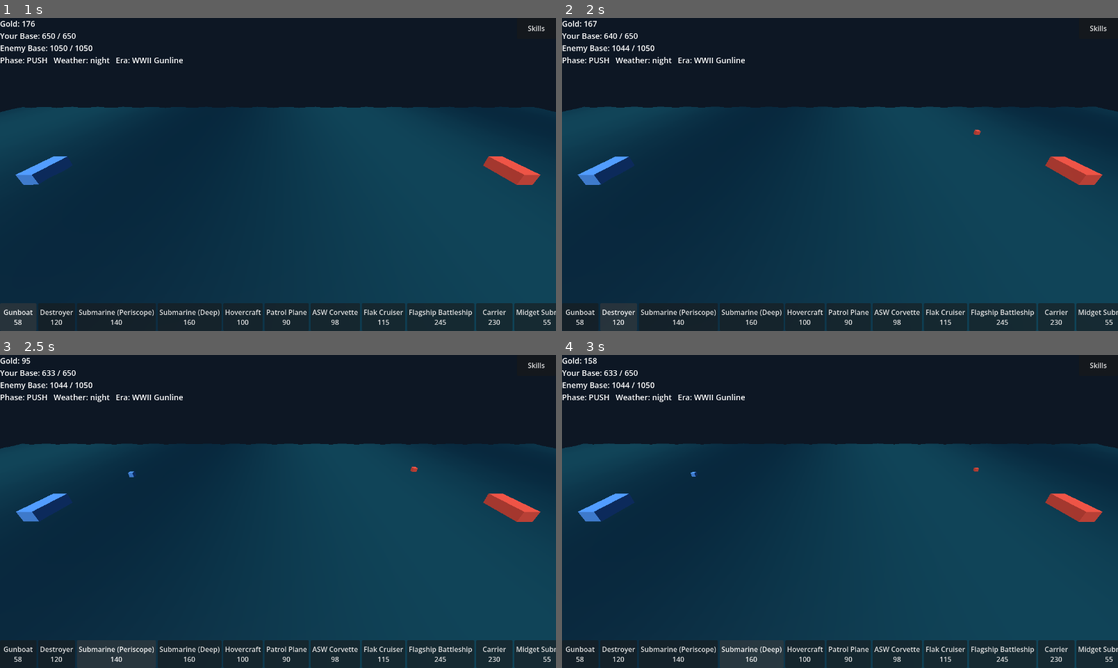
Above: before the commit, frames 1-4 (two rows, left to right).
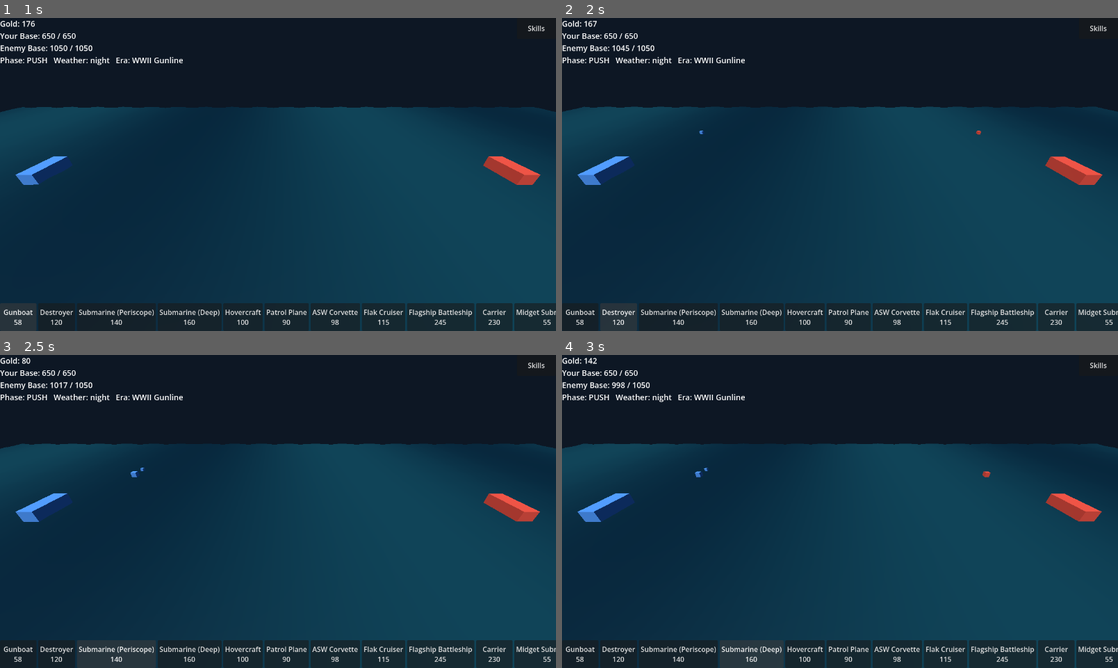
Above: after the commit, the same moments.

Repository: icomppower/iron-corridor
Game: Godot game, scene res://presentation/Main.tscn
Two runs of this game, one before a commit and one after it. Both use one fixed random seed, a clock stepped at 60 frames per second and the inputs below.
Inputs:
- Up to frame 1 (1 s): click "Gunboat 58" at 0.5 s
- Up to frame 2 (2 s): click "Destroyer 120" at 1.25 s
- Up to frame 3 (2.5 s): click "Submarine (Periscope) 140" at 2 s
- Up to frame 4 (3 s): click "Submarine (Deep) 160" at 2.75 s

Frame 1 is identical in both runs. In frame 2, less than 0.1% of the frame differs, in the area x 2-76%, y 4-54%; in frame 3, 0.2%; in frame 4, 0.3%, in the area x 2-98%, y 0-54%.

Commit message:
Balance convergence pass 1 + Android ETC2/ASTC fix
Oracle was red on 16 conditions (predates v0.5 — v0.4 shipped without a
green harness run). Data/strategy fixes:

- strategies: fair-share scheduler now saves up for the most-overdue item
  instead of only buying affordable ones — expensive slots (submarines,
  flagship, carrier) actually get bought (Balance5); eco seeds 3 gunboats
  of defense before upgrading (Balance4)
- units: dual-purpose targeting for flak_cruiser/carrier (air+surface) and
  destroyer/flagship (adds air) so no unit's duel set is a single binary
  matchup; retuned cost-efficiency outliers: flagship 36atk/260hp ->
  26/220, midget_sub 26atk -> 13, carrier 20atk -> 28, flak 15 -> 20,
  corvette gains surface targeting 12atk/50hp -> 14/58, minelayer
  10atk/110c -> 15/105c, gunboat 9atk -> 8 (Balance1/3)
- weather: fog gun -15% -> -8%, night torpedo +12% -> +7% / gun -6% ->
  -4% — bounded swing (Oracle6)
- levels: enemy_income_base ramp 11/14/17/19/21.5 replaces the flat-ish
  10.5-16.5 curve that let rush/mixed win ~100% everywhere (Oracle2/3)
- project.godot: enable ETC2/ASTC texture import (Android export
  hard-requires it; first APK run failed on this)

Co-Authored-By: Claude Fable 5 <noreply@anthropic.com>
Claude-Session: https://claude.ai/code/session_01CdRtWNHmvePL8b9JUYqr96

Diff:
--- a/data/levels/level_01.json
+++ b/data/levels/level_01.json
@@ -2,7 +2,7 @@
   "id": "level_01",
   "name": "Coastal Approach",
   "turn_budget": 380,
-  "enemy_income_base": 10.5,
+  "enemy_income_base": 11.0,
   "enemy_base_hp": 1050,
   "player_base_hp": 650,
   "enemy_roster": [
--- a/data/levels/level_02.json
+++ b/data/levels/level_02.json
@@ -2,7 +2,7 @@
   "id": "level_02",
   "name": "Strait Contest",
   "turn_budget": 390,
-  "enemy_income_base": 13.0,
+  "enemy_income_base": 14.0,
   "enemy_base_hp": 1300,
   "player_base_hp": 680,
   "enemy_roster": [
--- a/data/levels/level_03.json
+++ b/data/levels/level_03.json
@@ -2,7 +2,7 @@
   "id": "level_03",
   "name": "Convoy Gauntlet",
   "turn_budget": 400,
-  "enemy_income_base": 15.0,
+  "enemy_income_base": 17.0,
   "enemy_base_hp": 1550,
   "player_base_hp": 710,
   "enemy_roster": [
--- a/data/levels/level_04.json
+++ b/data/levels/level_04.json
@@ -2,7 +2,7 @@
   "id": "level_04",
   "name": "Deepwater Blockade",
   "turn_budget": 410,
-  "enemy_income_base": 15.5,
+  "enemy_income_base": 19.0,
   "enemy_base_hp": 1650,
   "player_base_hp": 740,
   "enemy_roster": [
--- a/data/levels/level_05.json
+++ b/data/levels/level_05.json
@@ -2,7 +2,7 @@
   "id": "level_05",
   "name": "Iron Corridor",
   "turn_budget": 420,
-  "enemy_income_base": 16.5,
+  "enemy_income_base": 21.5,
   "enemy_base_hp": 1800,
   "player_base_hp": 770,
   "enemy_roster": [
--- a/data/units/units.json
+++ b/data/units/units.json
@@ -6,7 +6,7 @@
     "cost": 58,
     "spawn_time": 3.0,
     "hp": 40.0,
-    "attack": 9.0,
+    "attack": 8.0,
     "weapon": "gun",
     "detect": [
       "surface"
@@ -26,11 +26,13 @@
     "weapon": "gun",
     "detect": [
       "surface",
-      "periscope"
-    ],
-    "targets": [
-      "surface",
-      "periscope"
+      "periscope",
+      "air"
+    ],
+    "targets": [
+      "surface",
+      "periscope",
+      "air"
     ]
   },
   {
@@ -110,8 +112,8 @@
     "layer": "surface",
     "cost": 98,
     "spawn_time": 4.0,
-    "hp": 50.0,
-    "attack": 12.0,
+    "hp": 58.0,
+    "attack": 14.0,
     "weapon": "depth_charge",
     "detect": [
       "surface",
@@ -119,6 +121,7 @@
       "deep"
     ],
     "targets": [
+      "surface",
       "periscope",
       "deep"
     ]
@@ -130,14 +133,15 @@
     "cost": 115,
     "spawn_time": 5.0,
     "hp": 60.0,
-    "attack": 15.0,
+    "attack": 20.0,
     "weapon": "flak",
     "detect": [
       "surface",
       "air"
     ],
     "targets": [
-      "air"
+      "air",
+      "surface"
     ],
     "ciws": true
   },
@@ -147,16 +151,18 @@
     "layer": "surface",
     "cost": 245,
     "spawn_time": 11.0,
-    "hp": 260.0,
-    "attack": 36.0,
+    "hp": 220.0,
+    "attack": 26.0,
     "weapon": "gun",
     "detect": [
       "surface",
-      "periscope"
-    ],
-    "targets": [
-      "surface",
-      "periscope"
+      "periscope",
+      "air"
+    ],
+    "targets": [
+      "surface",
+      "periscope",
+      "air"
     ],
     "flagship": true,
     "boss_damage_mult": 1.25
@@ -168,10 +174,10 @@
     "cost": 230,
     "spawn_time": 10.0,
     "hp": 180.0,
-    "attack": 20.0,
+    "attack": 28.0,
     "weapon": "flak",
-    "detect": ["surface", "air"],
-    "targets": ["air"]
+    "detect": ["surface", "air", "periscope"],
+    "targets": ["air", "surface", "periscope"]
   },
   {
     "id": "midget_sub",
@@ -180,7 +186,7 @@
     "cost": 55,
     "spawn_time": 3.0,
     "hp": 18.0,
-    "attack": 26.0,
+    "attack": 13.0,
     "weapon": "torpedo",
     "detect": ["surface"],
     "targets": ["surface"],
@@ -190,10 +196,10 @@
     "id": "minelayer",
     "name": "Minelayer",
     "layer": "surface",
-    "cost": 110,
+    "cost": 105,
     "spawn_time": 6.0,
     "hp": 70.0,
-    "attack": 10.0,
+    "attack": 15.0,
     "weapon": "mine",
     "detect": ["surface", "periscope", "deep"],
     "targets": ["surface", "periscope", "deep"],
--- a/data/weather.json
+++ b/data/weather.json
@@ -1,11 +1,11 @@
 {
   "clear": {},
   "fog": {
-    "gun_attack_pct": -0.15
+    "gun_attack_pct": -0.08
   },
   "night": {
-    "torpedo_attack_pct": 0.12,
-    "gun_attack_pct": -0.06
+    "torpedo_attack_pct": 0.07,
+    "gun_attack_pct": -0.04
   },
   "storm": {
     "grounds_air": true
--- a/project.godot
+++ b/project.godot
@@ -20,6 +20,7 @@
 
 renderer/rendering_method="mobile"
 renderer/rendering_method.mobile="mobile"
+textures/vram_compression/import_etc2_astc=true
 
 [display]
 
--- a/sim/strategies.gd
+++ b/sim/strategies.gd
@@ -37,16 +37,18 @@
 	for uid in side["stacks"].keys():
 		defender_hp += float(side["stacks"][uid]["alive_hp"])
 	var udef: Dictionary = catalog.units.get("gunboat", {})
-	var seed_target: float = float(udef.get("hp", 40.0)) * 2.0
+	var seed_target: float = float(udef.get("hp", 40.0)) * 3.0
 	if defender_hp < seed_target and side["roster"].has("gunboat"):
 		MatchSim.enqueue_build(side, catalog, "gunboat", economy, tick)
 		return
 	_spend_weighted(side, catalog, economy, tick, ["INCOME", "INSTALLMENT", "gunboat", "corvette_asw"])
 
 ## Fair-share purchase scheduler: every priority item accrues "credit" each
-## decision call, and we always spend on the most-overdue affordable item.
-## This is what lets expensive/rare slots (submarines, flagships) actually
-## get bought instead of being perpetually crowded out by whatever's cheap.
+## decision call, and we always spend on the most-overdue item. If the
+## most-overdue item is not affordable yet, the side holds its gold and
+## saves up for it instead of skipping to something cheaper — otherwise
+## expensive/rare slots (submarines, flagships) are perpetually crowded
+## out by whatever's cheap and never get bought at all.
 static func _spend_weighted(side: Dictionary, catalog: Catalog, economy: Dictionary, tick: int, priority: Array) -> void:
 	var credit: Dictionary = side.get("_credit", {})
 	for item in priority:
@@ -57,14 +59,24 @@
 		var best := ""
 		var best_credit := -1.0
 		for item in priority:
-			if float(credit.get(item, 0.0)) > best_credit and _affordable(side, catalog, economy, item):
+			if float(credit.get(item, 0.0)) > best_credit and _purchasable(side, catalog, item):
 				best = item
 				best_credit = credit[item]
-		if best == "":
+		if best == "" or not _affordable(side, catalog, economy, best):
 			break
 		_execute_buy(side, catalog, economy, tick, best)
 		credit[best] = 0.0
 	side["_credit"] = credit
+
+## Whether the item is a valid purchase target at all (in roster / upgrade
+## not maxed) — independent of current gold, so the scheduler can decide
+## to save up for it.
+static func _purchasable(side: Dictionary, catalog: Catalog, item: String) -> bool:
+	if item == "INCOME":
+		return int(side["income_level"]) < int(catalog.economy["income_upgrade"]["max_level"])
+	elif item == "INSTALLMENT":
+		return int(side["installment_level"]) < int(catalog.economy["installment_upgrade"]["max_level"])
+	return side["roster"].has(item) and catalog.units.has(item)
 
 static func _affordable(side: Dictionary, catalog: Catalog, economy: Dictionary, item: String) -> bool:
 	if item == "INCOME":
